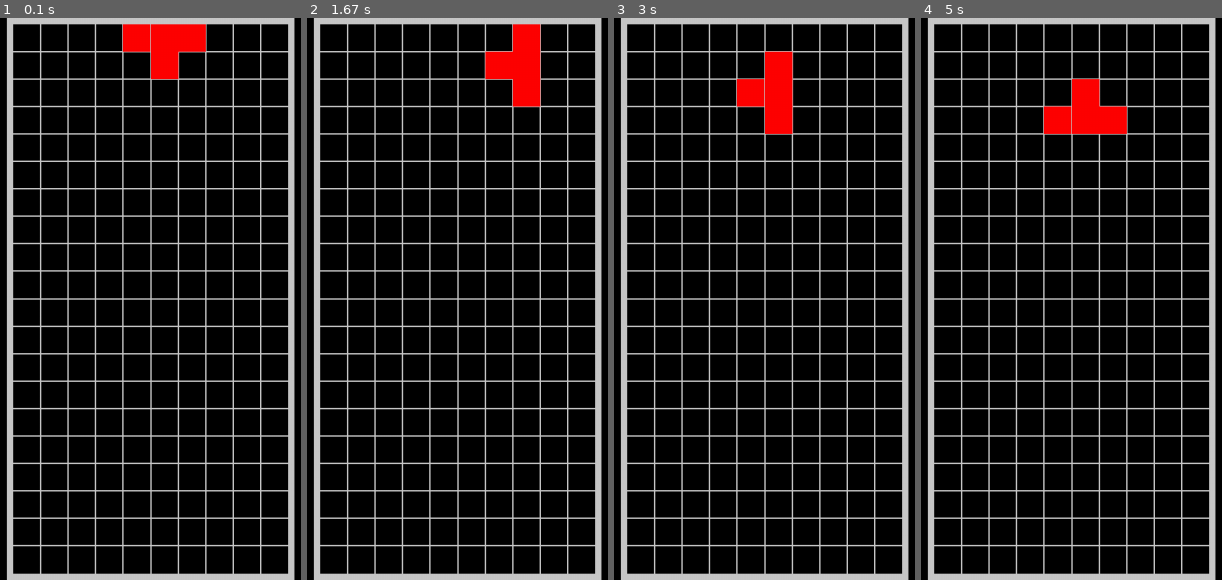
Above: before the commit, frames 1-4 (left to right).
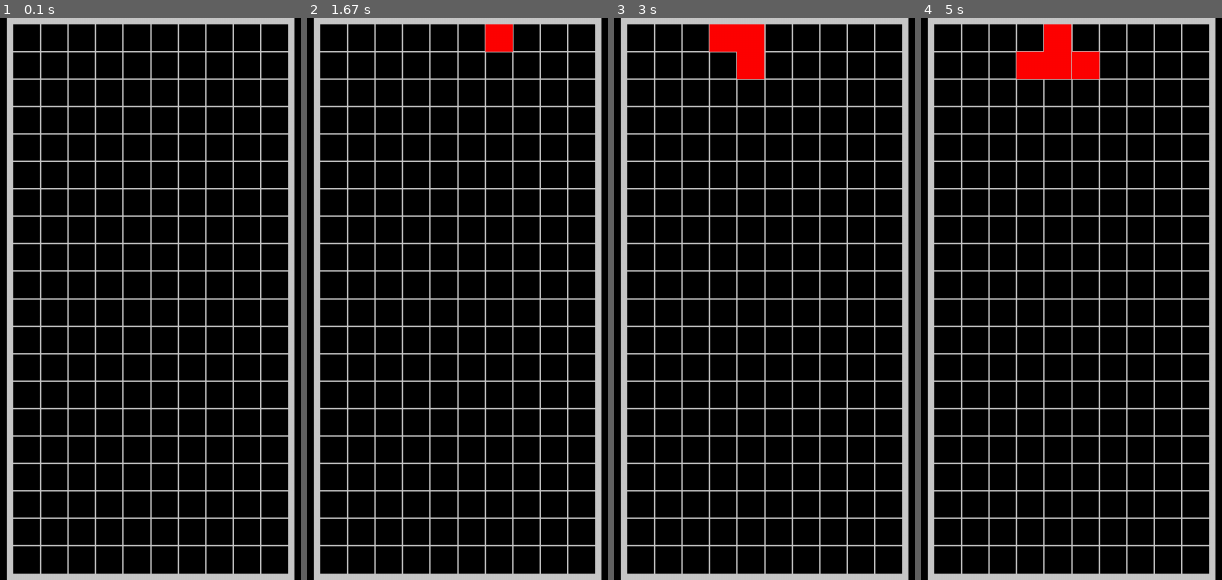
Above: after the commit, the same moments.

Repository: Hrothdel/Pygame-Tetris
Game: pygame game, started from main.py
The game is run twice, just before and just after one commit, with the same random seed, the same clock (stepped at 60 frames per second) and the same inputs.
Inputs:
- Up to frame 1 (0.1 s): no input
- Up to frame 2 (1.67 s): tap S at 0.33 s; hold Right 0.67-1.13 s; hold Up 1.17-1.47 s; hold Right from 1.5 s (still down)
- Up to frame 3 (3 s): release Right at 1.97 s; hold Left 2-2.53 s; hold Down 2.57-2.87 s; hold Left from 2.9 s (still down)
- Up to frame 4 (5 s): release Left at 3.3 s; hold Up 3.33-3.7 s; hold Right 3.73-4.37 s; hold Down 4.4-4.77 s; hold Left from 4.8 s (still down)

The runs differ from the first frame. In frame 1, 1.8% of the frame differs, in the area x 40-69%, y 1-11%; in frame 2, 2.3%; in frame 3, 3.2%; in frame 4, 3.7%, in the area x 31-69%, y 1-21%.

Commit message:
Add grid border collisions

Diff:
--- a/renderers.py
+++ b/renderers.py
@@ -138,6 +138,9 @@
                 self.__grid_lines_thickness)
 
     def __renderBlock(self, block):
+        if block.getY() < 0:
+            return
+
         x = block.getX() * self.__grid_block_size +\
             self.__grid_start_x
         y = block.getY() * self.__grid_block_size +\
--- a/services.py
+++ b/services.py
@@ -14,14 +14,22 @@
 
     def __initializeGrid(self):
         self.__grid = []
+        extra_rows = 5
 
-        for _ in range(self.__grid_rows):
+        for row_index in range(self.__grid_rows + extra_rows):
             row = []
-            for _ in range(self.__grid_columns):
-                row.append(0)
+            for column_index in range(self.__grid_columns + 2):
+                if row_index == self.__grid_rows +\
+                    extra_rows - 1 or\
+                    column_index == 0 or\
+                    column_index == self.__grid_columns + 1:
+                    row.append(1)
+                else:
+                    row.append(0)
             self.__grid.append(row)
 
-        self.__grid[12][5] = 1#Block(5, 12, pygame.Color(0, 255, 0))
+        self.__grid_offset_x = 1
+        self.__grid_offset_y = 4
 
     def getGridRows(self):
         return self.__grid_rows
@@ -33,14 +41,14 @@
         return self.__grid
 
     def __removeBlockFromGrid(self, block):
-        position_x = block.getX()
-        position_y = block.getY()
+        position_x = block.getX() + self.__grid_offset_x
+        position_y = block.getY() + self.__grid_offset_y
 
         self.__grid[position_y][position_x] = 0
 
     def __addBlockToGrid(self, block):
-        position_x = block.getX()
-        position_y = block.getY()
+        position_x = block.getX() + self.__grid_offset_x
+        position_y = block.getY() + self.__grid_offset_y
 
         self.__grid[position_y][position_x] = block
 
@@ -54,11 +62,10 @@
         blocks = piece.getBlocks()
 
         for block in blocks:
-            block_x = block.getX()
-            block_y = block.getY()
+            block_x = block.getX() + self.__grid_offset_x
+            block_y = block.getY() + self.__grid_offset_y
 
             if self.__grid[block_y][block_x] != 0:
-                print("collision")
                 raise Collision("Collision")
 
     def __addPieceToGrid(self, piece):
@@ -71,7 +78,7 @@
 
     def __spawnControlledPiece(self):
         piece_color = pygame.Color(255, 0, 0)
-        self.__controlled_piece = Piece(4, 0, piece_color)
+        self.__controlled_piece = Piece(3, -2, piece_color)
 
         self.__addPieceToGrid(self.__controlled_piece)
 
